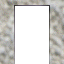
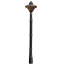
Comparing the layer stacks of the two 64px x 64px images. Changes:
renamed "05-stone-open-transparent.png" to "sprite_lamp_01.png", painted on it over box(0, 0, 64, 64)
